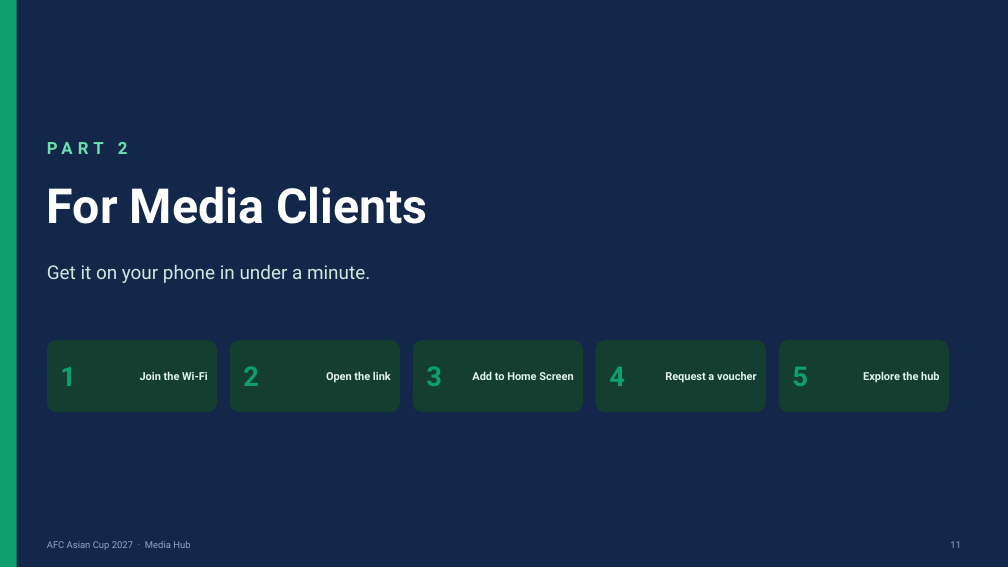
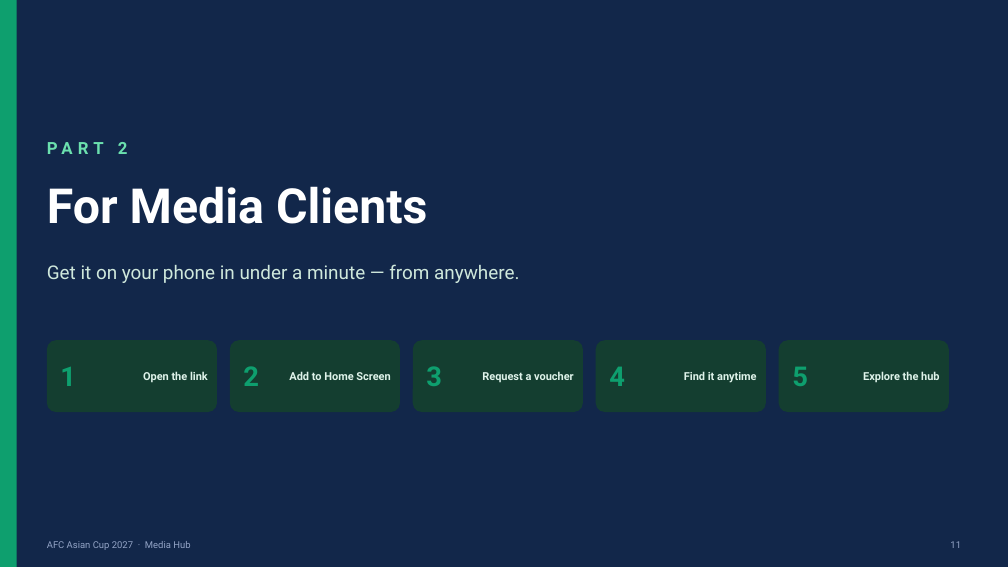
Before and after one commit to absmediaopsvouchers-blip/afc2027-media-hub, a slide deck: slide 11 of AFC2027 Media Hub - Onboarding Guide.pptx. Drawn at 1008x567 pixels with LibreOffice and Linux fonts; fonts in the diff are those of the drawing. Boxes give left, top, right and bottom in pixels: in the first picture for what was removed or moved away, otherwise in the second. Text is boxed around its words. In the diff, an @@ line names an element or a change of style, - is before the commit and + after.

```diff
--- a/AFC2027 Media Hub - Onboarding Guide.pptx
+++ b/AFC2027 Media Hub - Onboarding Guide.pptx
@@ text at [47,264,519,283]: text changed @@
-Get it on your phone in under a minute.
+Get it on your phone in under a minute — from anywhere.
@@ text at [143,371,208,383]: text changed @@
-Join the Wi-Fi
+Open the link
@@ text at [289,371,390,380]: text changed @@
-Open the link
+Add to Home Screen
@@ text at [482,371,574,382]: text changed @@
-Add to Home Screen
+Request a voucher
@@ text at [684,371,757,383]: text changed @@
-Request a voucher
+Find it anytime
```
Also in this commit, not shown: 14 other slides changed, 2 slides added, 2 slides removed, 6 other files.
